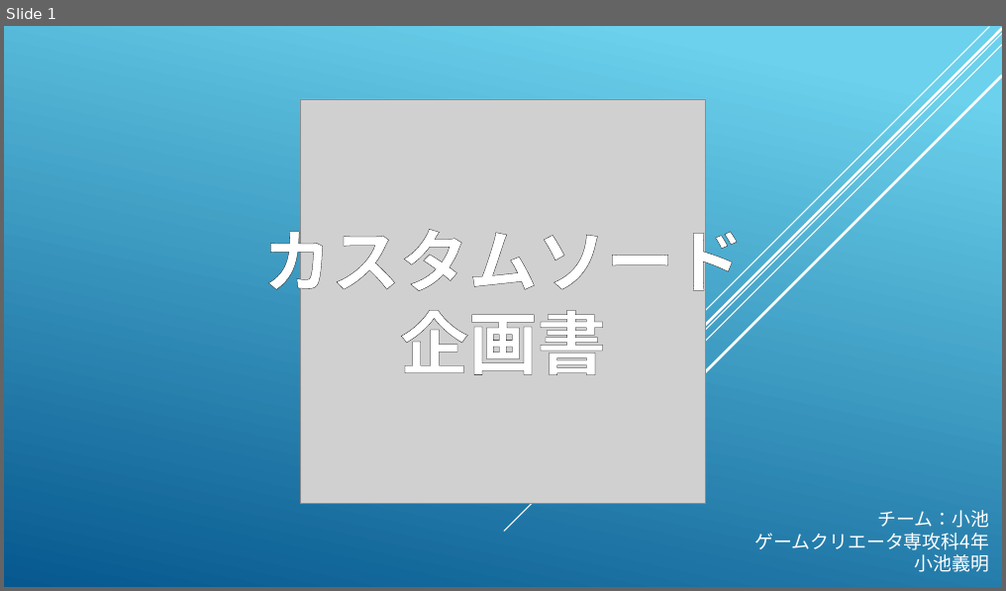
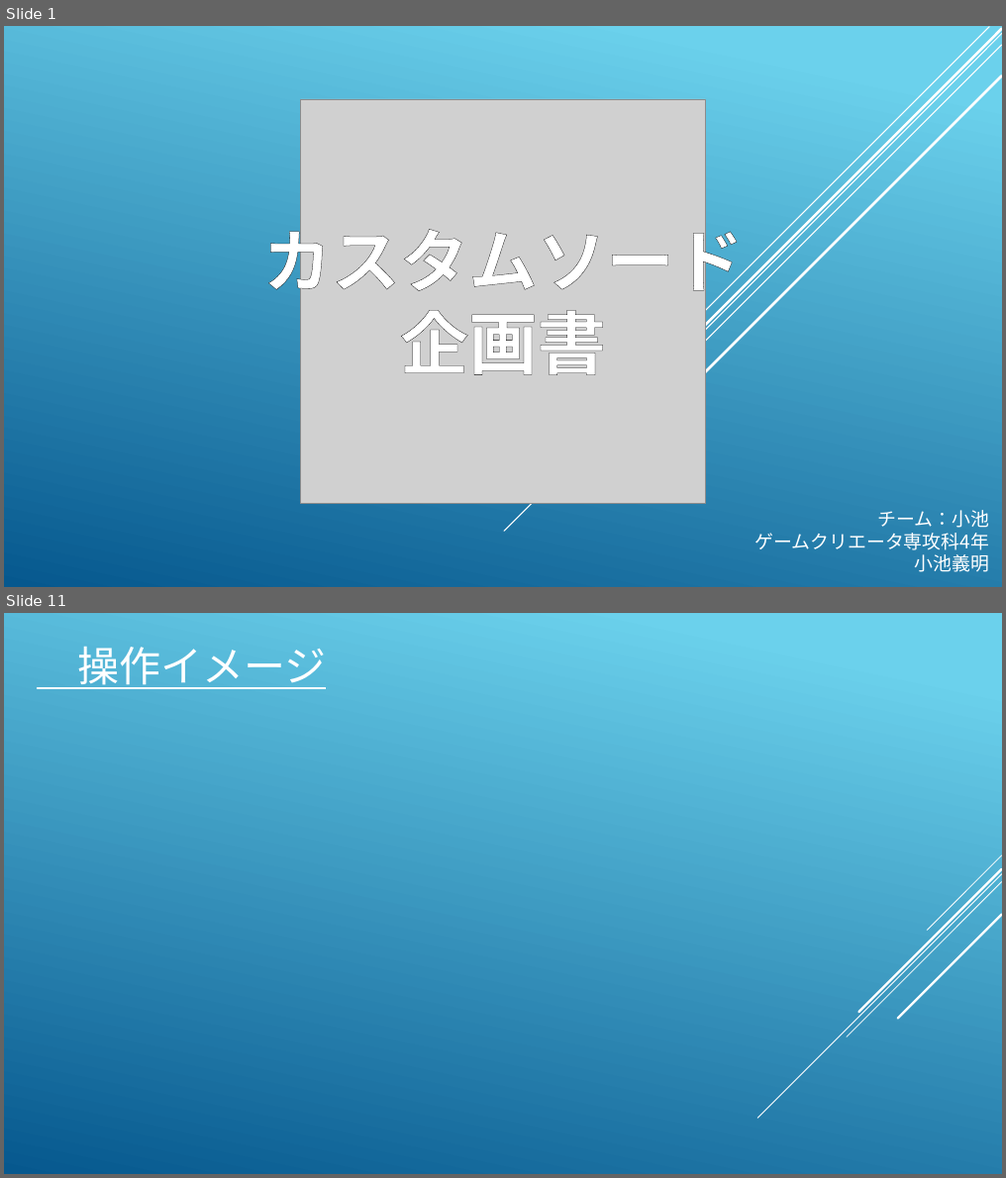
Before and after one commit to koike0723/Aso2020Winter, a slide deck: 企画書.pptx. Shown one above the other, each under a label of ours: slide 1 before the commit, slides 1 and 11 after it; the slides between them are not shown. The pictures are 1006x591 and 1006x1178 pixels, drawn with LibreOffice and Linux fonts; fonts in the diff are those of the drawing; grey boxes stand for pictures. Boxes give left, top, right and bottom in pixels: in the first picture for what was removed or moved away, otherwise in the second. Text is boxed around its words. In the diff, an @@ line names an element or a change of style, - is before the commit and + after.

```diff
--- a/企画書.pptx
+++ b/企画書.pptx
@@ slide 11 added at (4, 613, 1002, 1174), background gradient #6ED2EB to #06588E @@
@@ text added at (78, 646, 327, 689), 40 pt, text #FFFFFF, underline @@
+操作イメージ
@@ group added at (757, 856, 1002, 1118): 5 lines @@
```
Also in this commit, not shown: 7 slides changed, 11 other slides added, 12 slides removed, 6 other files.
